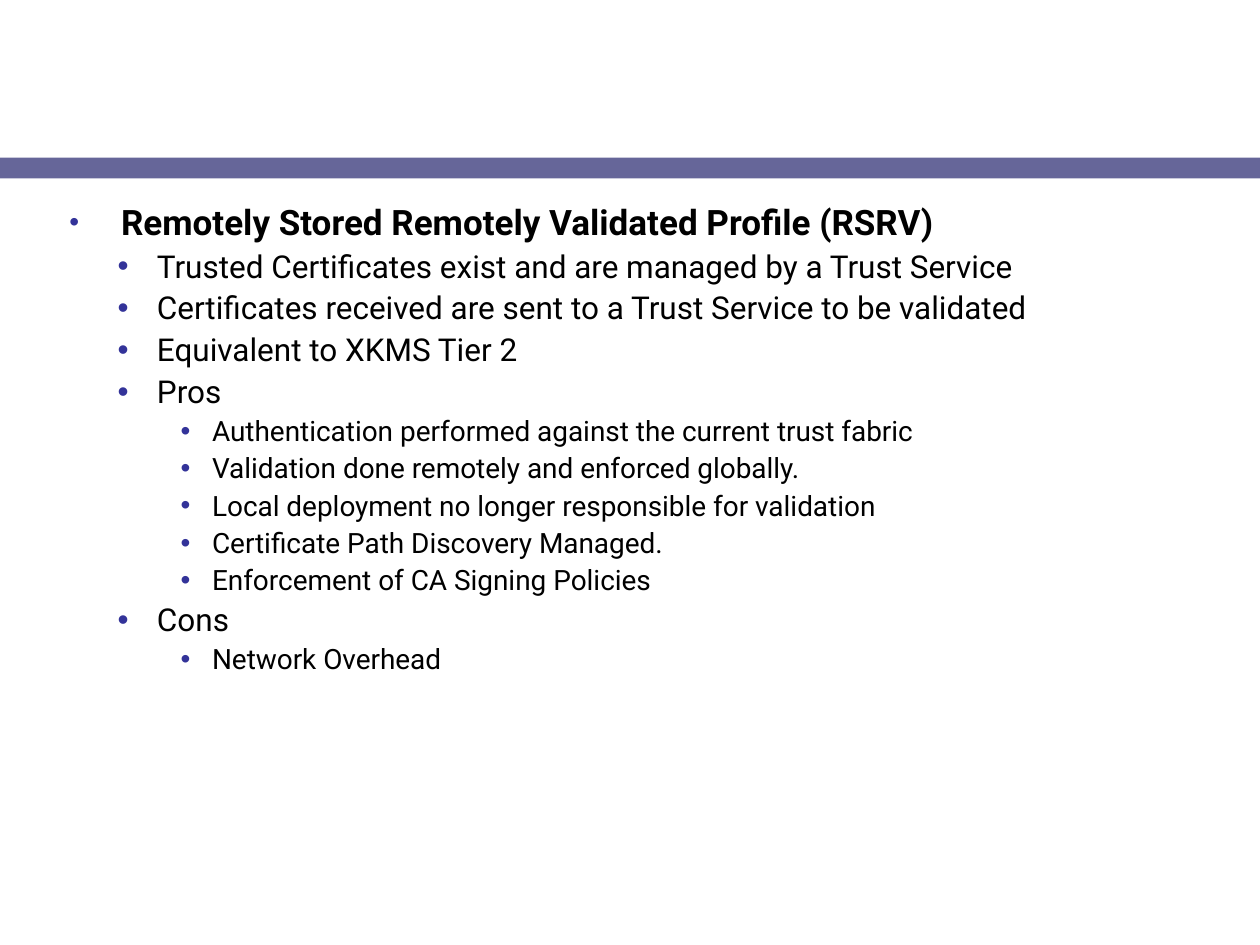
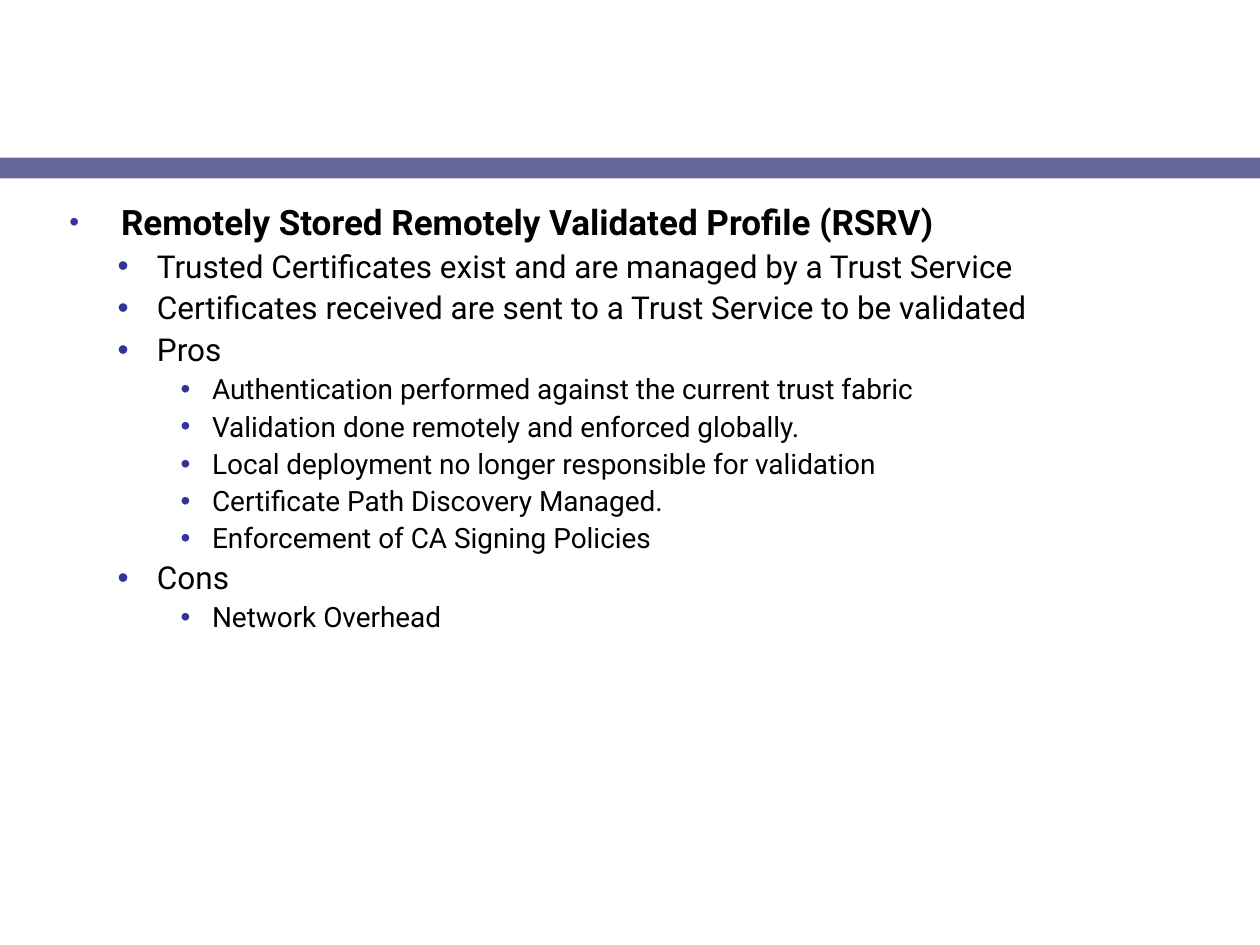
Before and after one commit to NCIP/cagrid-docs, a slide deck: slide 9 of presentations/security/gts/gts-pki-2007.ppt (slide 12 before the commit). Drawn at 1260x945 pixels with LibreOffice and Linux fonts; fonts in the diff are those of the drawing; background and template pictures are left out. Boxes give left, top, right and bottom in pixels: in the first picture for what was removed or moved away, otherwise in the second. Text is boxed around its words. In the diff, an @@ line names an element or a change of style, - is before the commit and + after.

```diff
--- a/presentations/security/gts/gts-pki-2007.ppt
+++ b/presentations/security/gts/gts-pki-2007.ppt
@@ text at box(157, 337, 518, 368): paragraph removed @@
-  • Equivalent to XKMS Tier 2
```
Also in this commit, not shown: 2 other slides changed, 3 slides removed.
